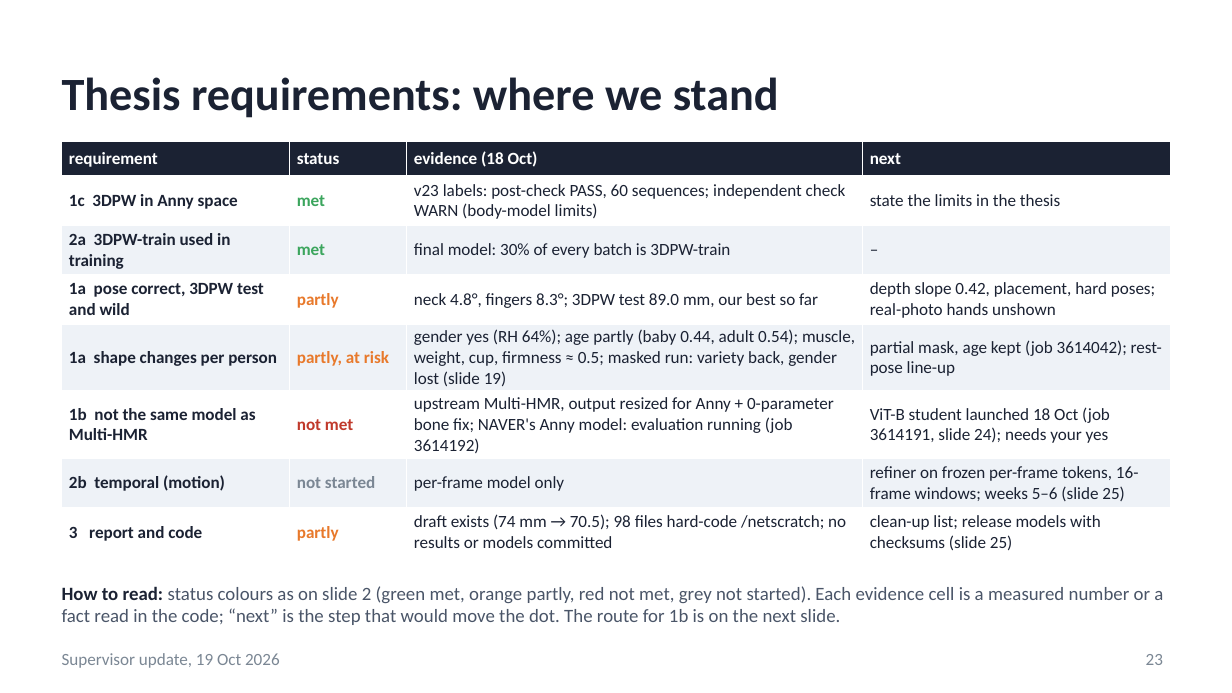
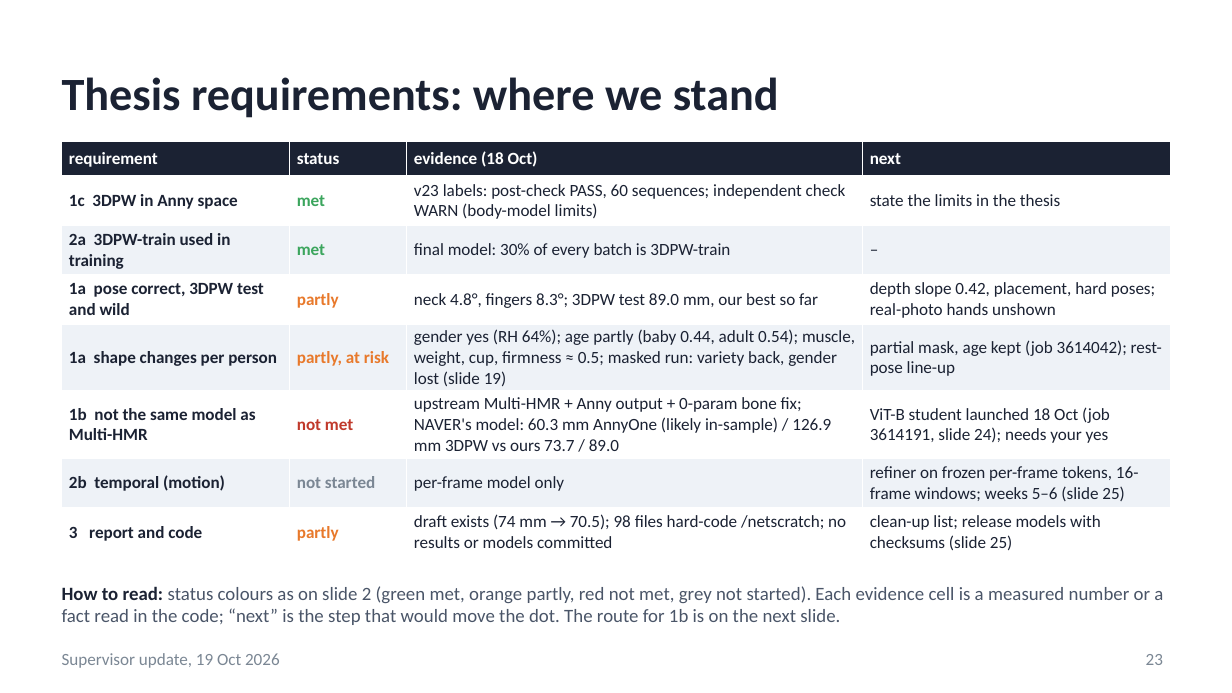
Before and after one commit to saadnajib/Multi-Person-Whole-Body-Human-Mesh-Recovery-in-a-Single-Shot-with-Annyone-dataset-and-3dpw-dataset, a slide deck: slide 23 of docs/supervisor_update_2026-10-19.pptx. Drawn at 1232x693 pixels with LibreOffice and Linux fonts; fonts in the diff are those of the drawing. Boxes give left, top, right and bottom in pixels: in the first picture for what was removed or moved away, otherwise in the second. Text is boxed around its words. In the diff, an @@ line names an element or a change of style, - is before the commit and + after.

```diff
--- a/docs/supervisor_update_2026-10-19.pptx
+++ b/docs/supervisor_update_2026-10-19.pptx
@@ table at <box>62,142,1170,554</box> @@
-row 6, column 3: upstream Multi-HMR, output resized for Anny + 0-parameter bone fix; NAVER's Anny model: evaluation running (job 3614192)
+row 6, column 3: upstream Multi-HMR + Anny output + 0-param bone fix; NAVER's model: 60.3 mm AnnyOne (likely in-sample) / 126.9 mm 3DPW vs ours 73.7 / 89.0
```
Also in this commit, not shown: 5 other slides changed, 6 other files.
